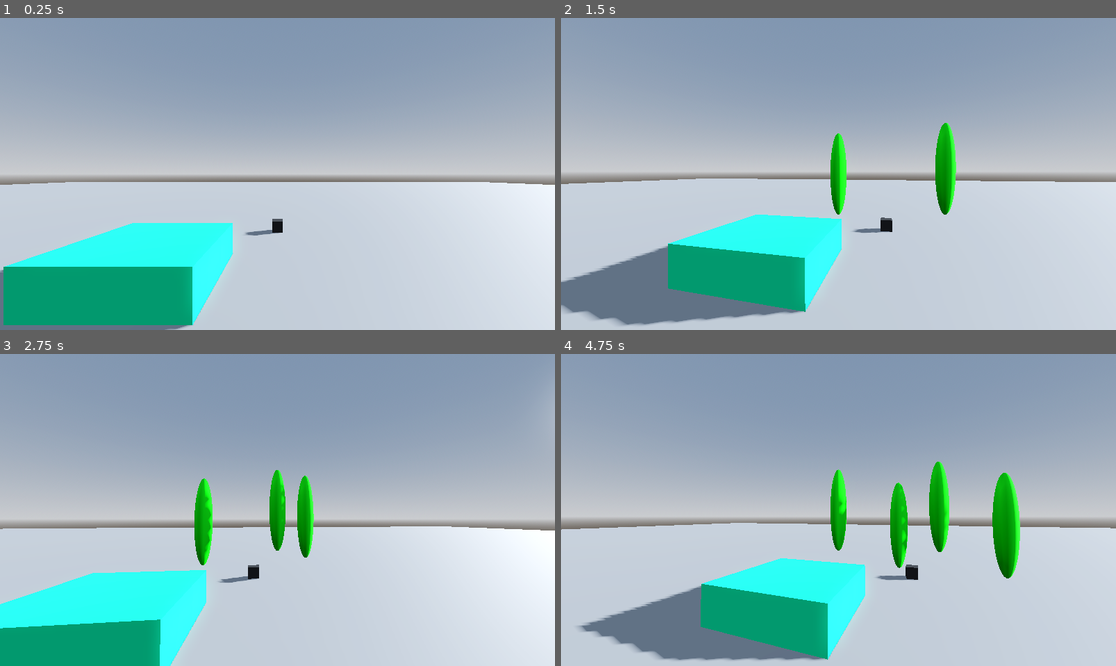
Above: before the commit, frames 1-4 (two rows, left to right).
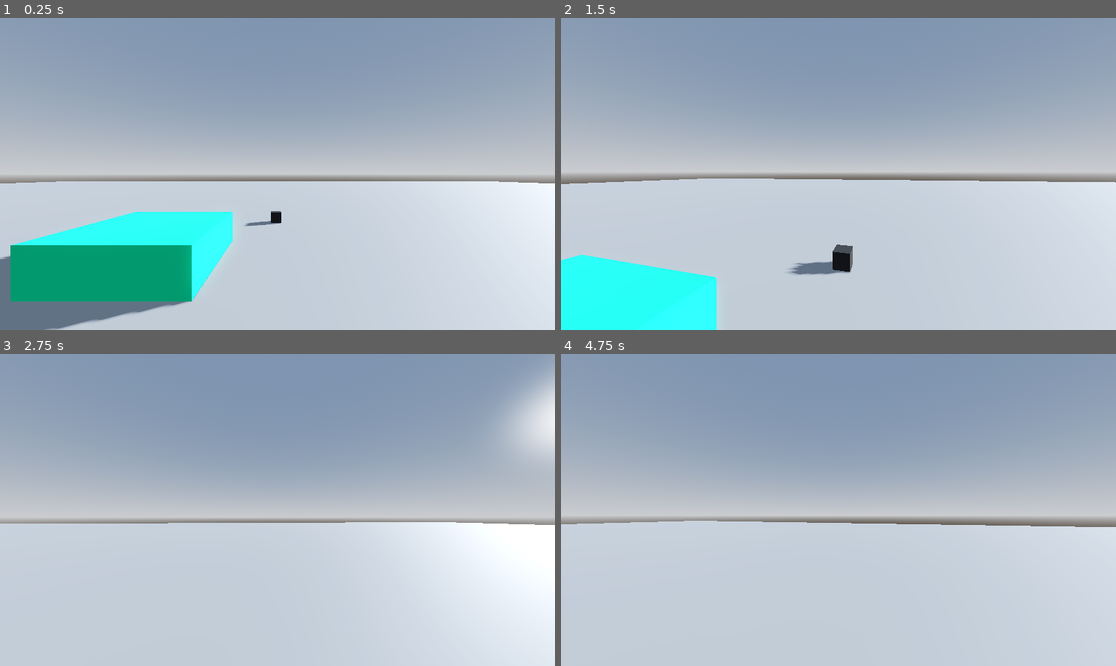
Above: after the commit, the same moments.

Repository: THEJR99/the-basics
Game: Godot game, scene res://main.tscn
The game is run twice, just before and just after one commit, with the same random seed, the same clock (stepped at 60 frames per second) and the same inputs.
Inputs (mouse positions are in pixels of both pictures, inside the frame that each line leads up to):
- Up to frame 1 (0.25 s): no input
- Up to frame 2 (1.5 s): tap Enter at 0.5 s; move the mouse to (866, 174) at 0.52 s; hold W (up) from 0.53 s (still down); tap E (interact) at 0.6, 1.35 s; tap Space (jump) at 0.77 s; move the mouse to (810, 174) at 1.27 s
- Up to frame 3 (2.75 s): keep holding W (up); tap Space (jump) at 1.52 s; move the mouse to (288, 503) at 2.02 s; hold Shift (sprint) from 2.03 s (still down); tap E (interact) at 2.3 s
- Up to frame 4 (4.75 s): keep holding W (up); tap Space (jump) at 2.75, 3.02, 3.77, 4.52 s; move the mouse to (832, 516) at 2.77 s; release Shift (sprint) at 2.78 s; tap E (interact) at 2.85, 3.6, 4.55 s; tap Enter at 3.5 s; move the mouse to (877, 513) at 3.52 s; move the mouse to (794, 506) at 4.27 s; tap Shift (sprint) at 4.35 s

The runs differ from the first frame. In frame 1, 7.7% of the frame differs, in the area x 0-100%, y 52-100%; in frame 2, 15%; in frame 3, 16%, in the area x 0-100%, y 7-100%; in frame 4, 15%.
Error before the commit: Invalid access to property or key 'weight' on a base object of type 'Node3D (Inventory)'. (res://scripts/core/Controls.gd:72)

Commit message:
Finished item pickup + add to inventory w/ weight system!

Diff:
--- a/Stats.gd
+++ b/Stats.gd
@@ -8,9 +8,3 @@
 
 signal health_points_changed
 signal weight_points_changed
-
-func _ready():
-	health_points = 1
-	weight_points = 1
-	health_points_changed.emit(health_points)
-	weight_points_changed.emit(weight_points)
--- a/main.tscn
+++ b/main.tscn
@@ -6,6 +6,7 @@
 [ext_resource type="Script" uid="uid://cvushtw324hxh" path="res://scripts/PickableItem.gd" id="3_h2yge"]
 [ext_resource type="Script" uid="uid://uwbsox63qpns" path="res://scripts/core/Inventory.gd" id="3_lquwl"]
 [ext_resource type="Script" uid="uid://cb4f55au4fw1s" path="res://Stats.gd" id="5_272bh"]
+[ext_resource type="Script" uid="uid://j84nk2xo2l82" path="res://scripts/resources/ItemGeneric.gd" id="7_272bh"]
 
 [sub_resource type="ProceduralSkyMaterial" id="ProceduralSkyMaterial_ig7tw"]
 sky_horizon_color = Color(0.66224277, 0.6717428, 0.6867428, 1)
@@ -30,6 +31,13 @@
 
 [sub_resource type="StandardMaterial3D" id="StandardMaterial3D_0xm2m"]
 albedo_color = Color(0.17254902, 0.17254902, 0.17254902, 1)
+
+[sub_resource type="Resource" id="Resource_5vw27"]
+script = ExtResource("7_272bh")
+name = "Rock"
+weight = 2.0
+description = "Basic material."
+metadata/_custom_type_script = "uid://j84nk2xo2l82"
 
 [node name="Main" type="Node3D"]
 
@@ -85,4 +93,5 @@
 use_collision = true
 material = SubResource("StandardMaterial3D_0xm2m")
 script = ExtResource("3_h2yge")
+item_data = SubResource("Resource_5vw27")
 metadata/pickable = true
--- a/scripts/Interact.gd
+++ b/scripts/Interact.gd
@@ -27,15 +27,13 @@
 
 	if not result:
 		print("Nothing was hit...")
-	else:
-		var collider = result["collider"]
-		var is_pickable = collider.is_in_group("pickables")
+		return
 
-		if is_pickable:
-			inventory.pick_up_item(collider)
+	var collider = result["collider"]
+	var is_pickable = collider.is_in_group("pickables")
 
-		print(collider.name)
-
+	if is_pickable:
+		inventory.pick_up_item(collider)
 
 	debug_ray(origin, endPosition)
 
--- a/scripts/PickableItem.gd
+++ b/scripts/PickableItem.gd
@@ -6,4 +6,5 @@
 	add_to_group("pickables")
 
 func on_picked_up():
+	print("I was picked up!")
 	queue_free()
--- a/scripts/core/Controls.gd
+++ b/scripts/core/Controls.gd
@@ -69,7 +69,7 @@
 	# Handle Sprint.
 	var sprintKeyHeld = Input.is_action_pressed("sprint") # Gets sprint key via Project > Project Settings > Input Map
 	var weightSlowdown = weight_util_to_weighdown
-	var currentWeight = inventory.weight
+	var currentWeight = inventory.current_weight
 	if sprintKeyHeld: # Set variable to be used elsewhere
 		speed = SPRINT_SPEED
 	else:
--- a/scripts/core/Inventory.gd
+++ b/scripts/core/Inventory.gd
@@ -1,10 +1,9 @@
 extends Node
 class_name Inventory
 
-var BASE_WEIGHT = 10
+var BASE_WEIGHT = 1.0
 
 var items = {} # Rock : 4
-var t = { "Fuck": 123 }
 var current_weight: float = 0.0 # Current weight of the Inventory's Contents.
 var carriable_weight = BASE_WEIGHT
 
@@ -21,39 +20,32 @@
 	print("Weight updated! New weight: " + str(new_total_weight))
 
 func pick_up_item(item):
+	var item_data: ItemData = item.item_data
+	var item_name: String = item_data.name
+	var quantity: int = item_data.quantity
+	var item_weight: float = item_data.weight
+	var total_pick_up_weight: float = quantity * item_weight
 
-	var item_data: ItemData = item.item_data
-	var quantity = item_data.quantity
-	var item_weight = item_data.weight
-	var weight_to_pick_up = quantity * item_weight
+	var valid_weight: bool = weight_added_check(total_pick_up_weight)
+	if not valid_weight:
+		print("Item is too heavy! Cannot pick up.")
+		return
 
-	print(item)
+	current_weight += total_pick_up_weight
 
-func weight_added_check(weight_to_add):
+	if item_data.name in items:
+		items[item_name] += quantity
+	else:
+		items[item_name] = quantity
+
+	print(items)
+
+	item.on_picked_up()
+
+func weight_added_check(weight_to_add) -> bool:
 	var newWeight = current_weight + weight_to_add
 
 	if newWeight > carriable_weight:
-		print("Cannot pick up this item! You're holding too much weight!")
 		return false
 
 	return true
-
-func add_item(item: ItemData) -> bool:
-	var newWeight = current_weight + item.weight
-
-	if newWeight > carriable_weight:
-		print("Cannot pick up this item! You're holding too much weight!")
-		return false
-
-	current_weight = newWeight
-	var itemQuantity = items[item.name]
-	print("Picking up new item: " + item.name)
-
-	if not itemQuantity:
-		items[item.name] = 1
-	else:
-		items[item.name] += 1
-
-	print("New quantity of " + item.name + "is " + str(items[item.name]) )
-
-	return true
Not shown: 1 places in main.tscn that only renumber resources
